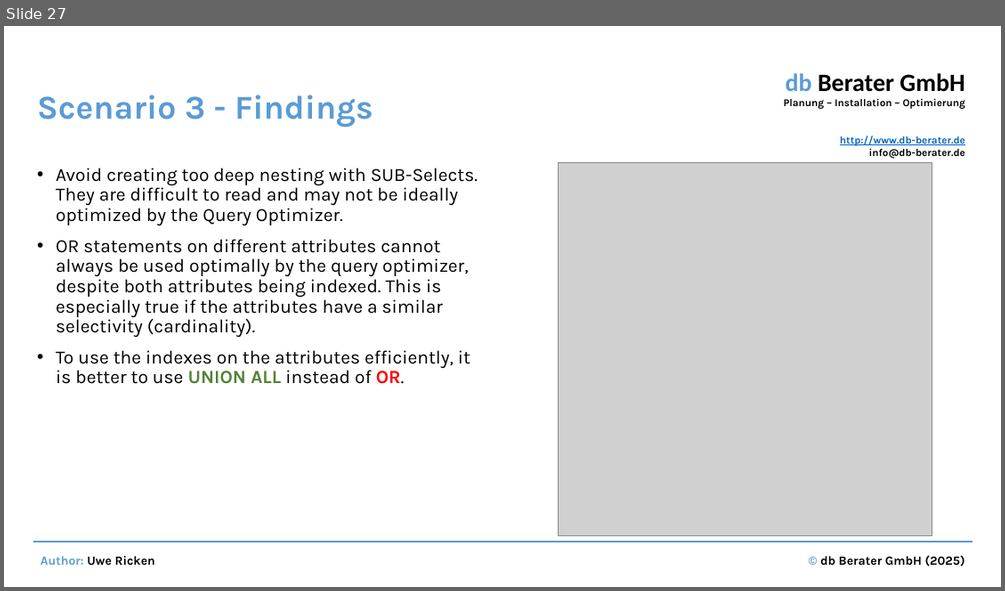
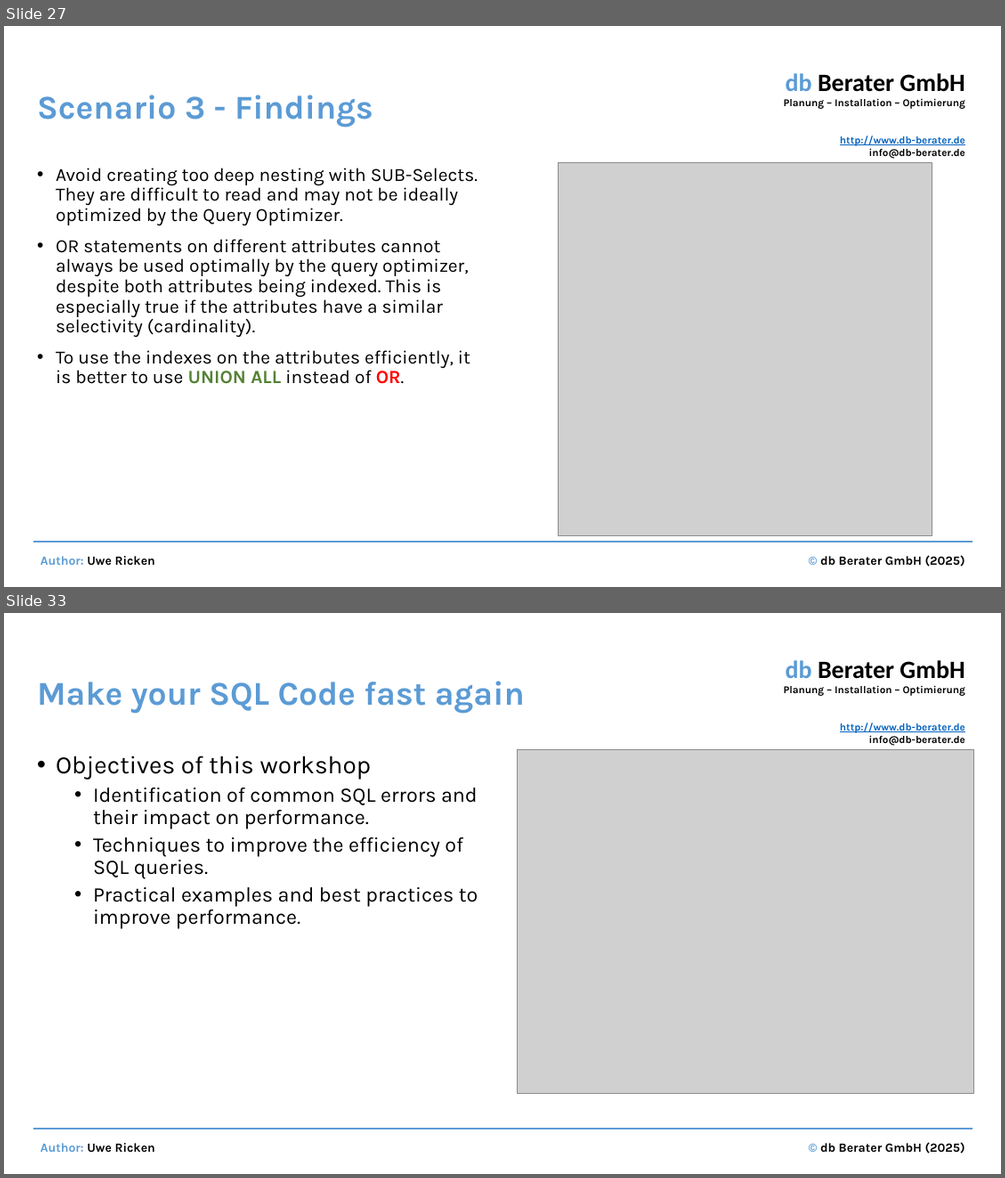
Before and after one commit to uricken1964/Workshop---Making-Bad-Codes-Better, a slide deck: Documents and Preparation/Performance optimization by identifying and correcting bad SQL code.pptx. Shown one above the other, each under a label of ours: slide 27 before the commit, slides 27 and 33 after it; the slides between them are not shown. The pictures are 1005x591 and 1005x1178 pixels, drawn with LibreOffice and Linux fonts; fonts in the diff are those of the drawing; grey boxes stand for pictures. Boxes give left, top, right and bottom in pixels: in the first picture for what was removed or moved away, otherwise in the second. Text is boxed around its words. In the diff, an @@ line names an element or a change of style, - is before the commit and + after.

```diff
--- a/Documents and Preparation/Performance optimization by identifying and correcting bad SQL code.pptx
+++ b/Documents and Preparation/Performance optimization by identifying and correcting bad SQL code.pptx
@@ slide 33 added at <box>4,613,1001,1174</box>, background #FFFFFF; not listed: 4 template elements that a slide beside it also shows @@
@@ title added at <box>37,681,525,714</box>, 32 pt, text #5B9BD5, bold @@
+Make your SQL Code fast again
@@ text added at <box>56,755,478,929</box>, 20 pt, text #000000 @@
+• Objectives of this workshop
+  • Identification of common SQL errors and their impact on performance.
+  • Techniques to improve the efficiency of SQL queries.
+  • Practical examples and best practices to improve performance.
@@ picture added at <box>517,749,974,1093</box> @@
```
Also in this commit, not shown: 26 other slides added, 16 other files.
